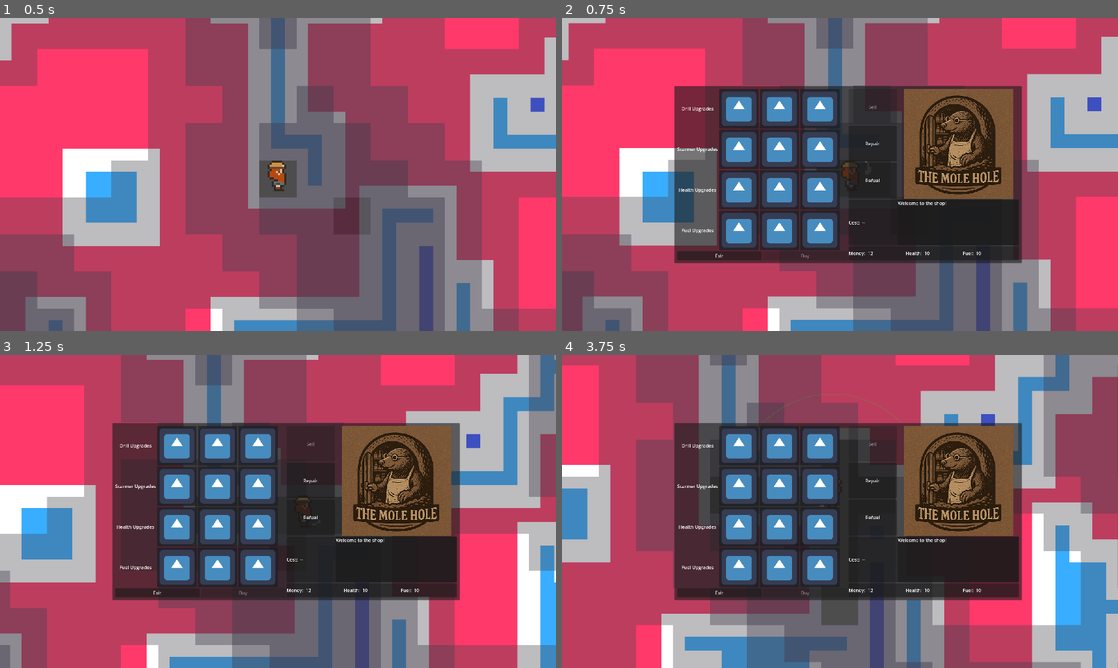
Above: before the commit, frames 1-4 (two rows, left to right).
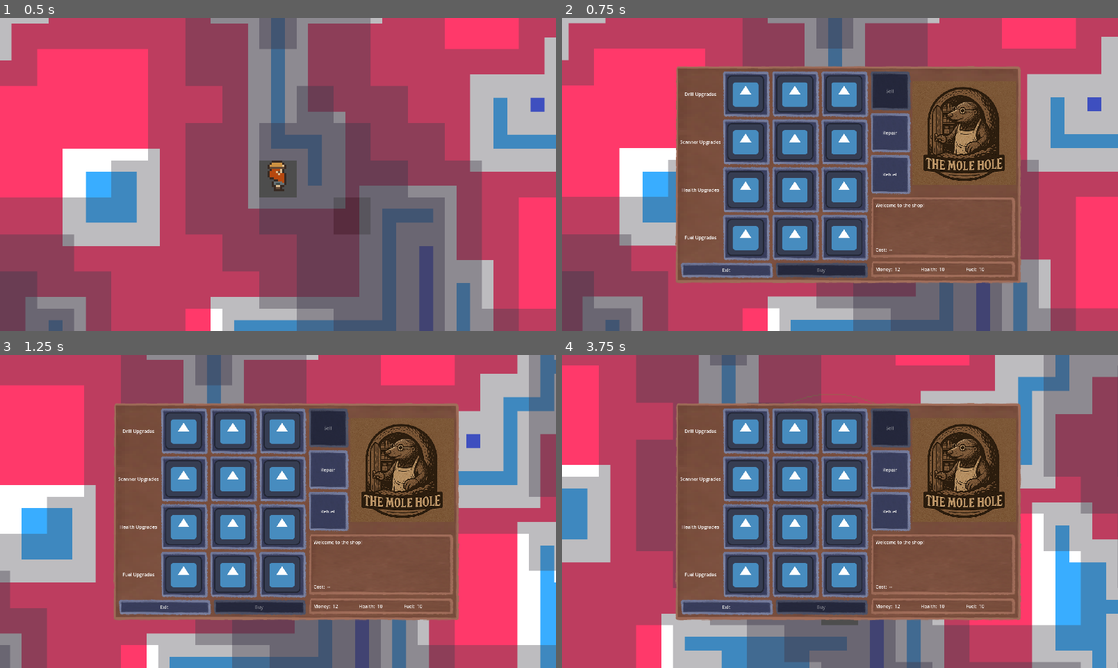
Above: after the commit, the same moments.

Repository: VileOar/ludum-dare-57
Game: Godot game, scene res://levels/main_level.tscn
Two runs of this game, one before a commit and one after it. Both use one fixed random seed, a clock stepped at 60 frames per second and the inputs below. The engine's default icon, where the game draws it, is replaced by a stand-in: a white triangle on a blue panel in a dark square.
Inputs:
- Up to frame 1 (0.5 s): no input
- Up to frame 2 (0.75 s): hold D (MoveRight) from 0.53 s (still down); hold E (Interact) from 0.53 s (still down)
- Up to frame 3 (1.25 s): keep holding D (MoveRight); keep holding E (Interact)
- Up to frame 4 (3.75 s): release D (MoveRight) at 1.28 s; release E (Interact) at 1.28 s; hold S (MoveDown) 1.28-2.03 s; tap Space (RadarPulse) at 1.35, 2.85 s; hold D (MoveRight) 2.03-2.78 s; hold E (Interact) 2.03-2.78 s; hold W (MoveUp) 2.78-3.53 s; hold A (MoveLeft) from 3.53 s (still down); hold E (Interact) from 3.53 s (still down)

Frame 1 is identical in both runs. In frame 2, 36% of the frame differs, in the area x 20-83%, y 15-85%; in frame 3, 36%; in frame 4, 36%.

Commit message:
UI theme

Diff:
--- /dev/null
+++ b/assets/base_theme.tres
@@ -0,0 +1,53 @@
+[gd_resource type="Theme" load_steps=9 format=3 uid="uid://bomll6dbw0kl1"]
+
+[ext_resource type="Texture2D" uid="uid://f8rp5xyhq3k8" path="res://assets/ui_button_border.png" id="1_85h58"]
+[ext_resource type="Texture2D" uid="uid://c1fvpwup1qq74" path="res://assets/ui_border.png" id="1_jvko6"]
+[ext_resource type="StyleBox" uid="uid://cftvg0ftgvrk3" path="res://assets/button_style_box_texture.tres" id="2_lhurp"]
+
+[sub_resource type="StyleBoxTexture" id="StyleBoxTexture_tjcko"]
+texture = ExtResource("1_85h58")
+texture_margin_left = 17.3105
+texture_margin_top = 16.9342
+texture_margin_right = 21.45
+texture_margin_bottom = 16.9342
+region_rect = Rect2(0, 0.590487, 128, 127.41)
+modulate_color = Color(0.533037, 0.533037, 0.533037, 1)
+
+[sub_resource type="StyleBoxEmpty" id="StyleBoxEmpty_85h58"]
+
+[sub_resource type="StyleBoxTexture" id="StyleBoxTexture_bx4g4"]
+texture = ExtResource("1_85h58")
+texture_margin_left = 17.3105
+texture_margin_top = 16.9342
+texture_margin_right = 21.45
+texture_margin_bottom = 16.9342
+region_rect = Rect2(0, 0.590487, 128, 127.41)
+
+[sub_resource type="StyleBoxTexture" id="StyleBoxTexture_x2hgr"]
+texture = ExtResource("1_85h58")
+texture_margin_left = 17.3105
+texture_margin_top = 16.9342
+texture_margin_right = 21.45
+texture_margin_bottom = 16.9342
+region_rect = Rect2(0, 0.590487, 128, 127.41)
+modulate_color = Color(0.745581, 0.74558, 0.74558, 1)
+
+[sub_resource type="StyleBoxTexture" id="StyleBoxTexture_7n61c"]
+content_margin_left = 20.0
+content_margin_top = 20.0
+content_margin_right = 20.0
+content_margin_bottom = 20.0
+texture = ExtResource("1_jvko6")
+texture_margin_left = 15.2684
+texture_margin_top = 17.6982
+texture_margin_right = 18.107
+texture_margin_bottom = 17.9886
+region_rect = Rect2(-0.676285, -0.292099, 128.676, 128.292)
+
+[resource]
+Button/styles/disabled = SubResource("StyleBoxTexture_tjcko")
+Button/styles/focus = SubResource("StyleBoxEmpty_85h58")
+Button/styles/hover = SubResource("StyleBoxTexture_bx4g4")
+Button/styles/normal = ExtResource("2_lhurp")
+Button/styles/pressed = SubResource("StyleBoxTexture_x2hgr")
+PanelContainer/styles/panel = SubResource("StyleBoxTexture_7n61c")
--- /dev/null
+++ b/assets/button_style_box_texture.tres
@@ -0,0 +1,12 @@
+[gd_resource type="StyleBoxTexture" load_steps=2 format=3 uid="uid://cftvg0ftgvrk3"]
+
+[ext_resource type="Texture2D" uid="uid://f8rp5xyhq3k8" path="res://assets/ui_button_border.png" id="1_m4am5"]
+
+[resource]
+texture = ExtResource("1_m4am5")
+texture_margin_left = 17.3105
+texture_margin_top = 16.9342
+texture_margin_right = 21.45
+texture_margin_bottom = 16.9342
+region_rect = Rect2(0, 0.590487, 128, 127.41)
+modulate_color = Color(0.817521, 0.817521, 0.817521, 1)
--- a/src/gui/shop.tscn
+++ b/src/gui/shop.tscn
@@ -1,6 +1,7 @@
-[gd_scene load_steps=4 format=3 uid="uid://cs44endvqv7tw"]
+[gd_scene load_steps=5 format=3 uid="uid://cs44endvqv7tw"]
 
 [ext_resource type="Script" uid="uid://s3ouk3248eaw" path="res://src/gui/shop.gd" id="1_bs6l6"]
+[ext_resource type="Theme" uid="uid://bomll6dbw0kl1" path="res://assets/base_theme.tres" id="1_kmbby"]
 [ext_resource type="PackedScene" uid="uid://dclmc4j02l3sc" path="res://src/gui/UpgradeButton.tscn" id="1_seu2g"]
 [ext_resource type="Texture2D" uid="uid://cb18oyfhvlb1m" path="res://assets/gui/shop_banner.png" id="2_seu2g"]
 
@@ -11,6 +12,7 @@
 anchor_bottom = 1.0
 grow_horizontal = 2
 grow_vertical = 2
+theme = ExtResource("1_kmbby")
 script = ExtResource("1_bs6l6")
 
 [node name="PanelContainer" type="PanelContainer" parent="."]
@@ -30,10 +32,6 @@
 
 [node name="MarginContainer" type="MarginContainer" parent="PanelContainer"]
 layout_mode = 2
-theme_override_constants/margin_left = 10
-theme_override_constants/margin_top = 10
-theme_override_constants/margin_right = 10
-theme_override_constants/margin_bottom = 10
 
 [node name="HBoxContainer" type="HBoxContainer" parent="PanelContainer/MarginContainer"]
 layout_mode = 2
@@ -223,33 +221,30 @@
 size_flags_vertical = 3
 size_flags_stretch_ratio = 0.5
 
-[node name="HBoxContainer" type="HBoxContainer" parent="PanelContainer/MarginContainer/HBoxContainer/VBoxContainer2/PanelContainer"]
-layout_mode = 2
-
-[node name="HBoxContainer" type="HBoxContainer" parent="PanelContainer/MarginContainer/HBoxContainer/VBoxContainer2/PanelContainer/HBoxContainer"]
-layout_mode = 2
-size_flags_horizontal = 3
-size_flags_stretch_ratio = 0.4
-
-[node name="CostLabel" type="Label" parent="PanelContainer/MarginContainer/HBoxContainer/VBoxContainer2/PanelContainer/HBoxContainer/HBoxContainer"]
-layout_mode = 2
-text = "Cost: "
-
-[node name="CostValue" type="Label" parent="PanelContainer/MarginContainer/HBoxContainer/VBoxContainer2/PanelContainer/HBoxContainer/HBoxContainer"]
-unique_name_in_owner = true
-layout_mode = 2
-
-[node name="PanelContainer" type="PanelContainer" parent="PanelContainer/MarginContainer/HBoxContainer/VBoxContainer2/PanelContainer/HBoxContainer"]
-layout_mode = 2
-size_flags_horizontal = 3
-
-[node name="Description" type="Label" parent="PanelContainer/MarginContainer/HBoxContainer/VBoxContainer2/PanelContainer/HBoxContainer/PanelContainer"]
+[node name="VBoxContainer" type="VBoxContainer" parent="PanelContainer/MarginContainer/HBoxContainer/VBoxContainer2/PanelContainer"]
+layout_mode = 2
+
+[node name="Description" type="Label" parent="PanelContainer/MarginContainer/HBoxContainer/VBoxContainer2/PanelContainer/VBoxContainer"]
 unique_name_in_owner = true
 custom_minimum_size = Vector2(400, 150)
 layout_mode = 2
 size_flags_vertical = 1
 text = "This item is very cool. You should think of buying it right now!"
 autowrap_mode = 2
+
+[node name="HBoxContainer" type="HBoxContainer" parent="PanelContainer/MarginContainer/HBoxContainer/VBoxContainer2/PanelContainer/VBoxContainer"]
+layout_mode = 2
+size_flags_horizontal = 3
+size_flags_stretch_ratio = 2.59
+
+[node name="CostLabel" type="Label" parent="PanelContainer/MarginContainer/HBoxContainer/VBoxContainer2/PanelContainer/VBoxContainer/HBoxContainer"]
+layout_mode = 2
+text = "Cost: "
+
+[node name="CostValue" type="Label" parent="PanelContainer/MarginContainer/HBoxContainer/VBoxContainer2/PanelContainer/VBoxContainer/HBoxContainer"]
+unique_name_in_owner = true
+layout_mode = 2
+size_flags_horizontal = 3
 
 [node name="PanelContainer2" type="PanelContainer" parent="PanelContainer/MarginContainer/HBoxContainer/VBoxContainer2"]
 layout_mode = 2
Binary file added: assets/ui_border.png
Not shown, added: assets/ui_border.png.import
Binary file added: assets/ui_button_border.png
Not shown, added: assets/ui_button_border.png.import
